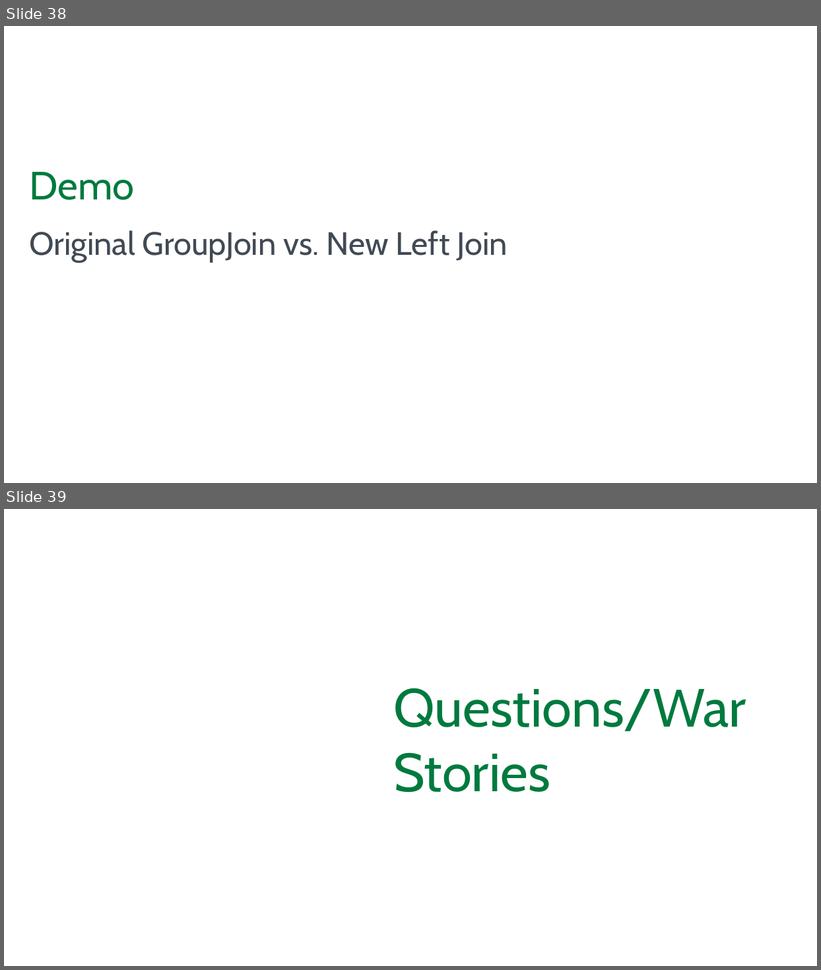
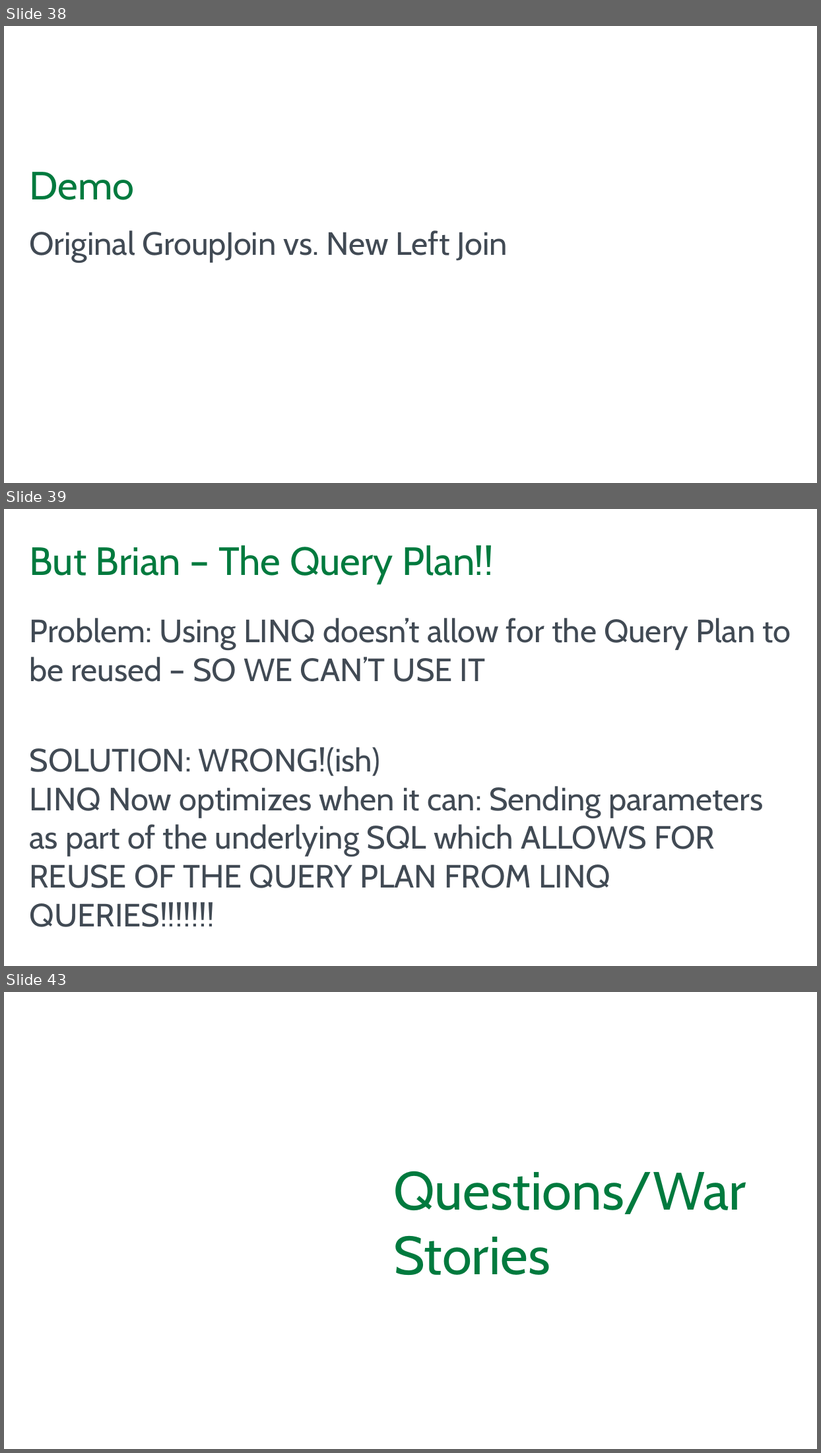
Before and after one commit to blgorman/SQLSaturdayMinnesota2025, a slide deck: RealWorldEF.pptx. Shown one above the other, each under a label of ours: slides 38 and 39 before the commit, slides 38, 39 and 43 after it; the slides between them are not shown. The pictures are 821x970 and 821x1453 pixels, drawn with LibreOffice and Linux fonts; fonts in the diff are those of the drawing; background and template pictures are left out. Boxes give left, top, right and bottom in pixels: in the first picture for what was removed or moved away, otherwise in the second. Text is boxed around its words. In the diff, an @@ line names an element or a change of style, - is before the commit and + after.

```diff
--- a/RealWorldEF.pptx
+++ b/RealWorldEF.pptx
@@ slide 39 added at (4, 509, 817, 966), background #FFFFFF @@
@@ title added at (30, 545, 494, 584), 44 pt, text #007A3E @@
+But Brian – The Query Plan!!
@@ text added at (29, 618, 791, 927), 36 pt, text #414A54 @@
+Problem: Using LINQ doesn’t allow for the Query Plan to be reused – SO WE CAN’T USE IT
+SOLUTION: WRONG!(ish)
+LINQ Now optimizes when it can: Sending parameters as part of the underlying SQL which ALLOWS FOR REUSE OF THE QUERY PLAN FROM LINQ QUERIES!!!!!!!
@@ what was slide 39 is now slide 43 @@
```
Also in this commit, not shown: 2 slides changed, 3 other slides added, 2 other files.
